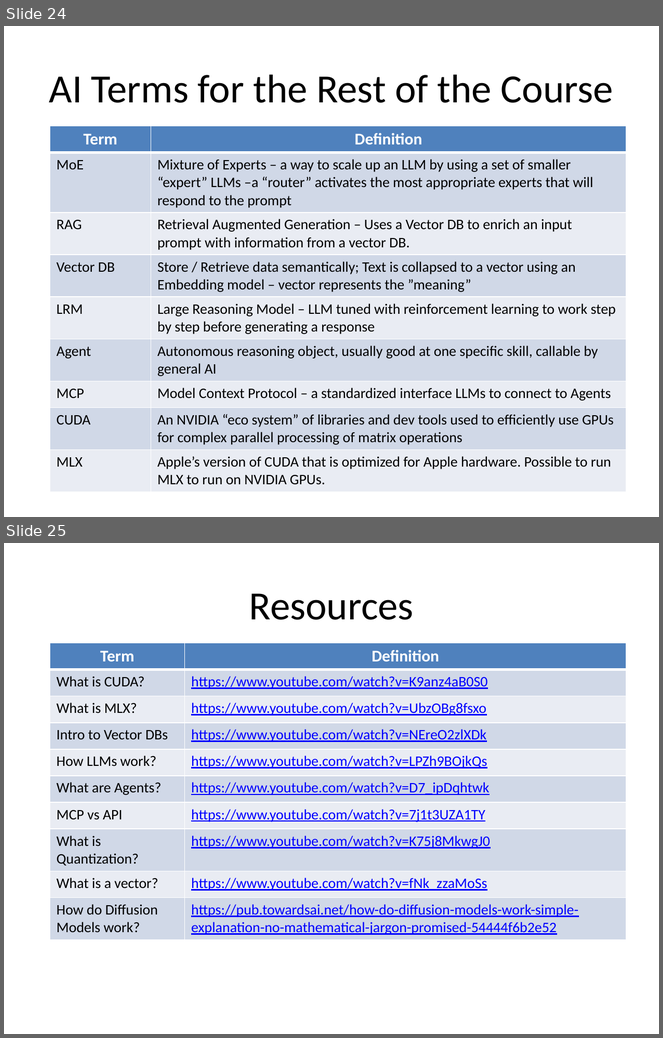
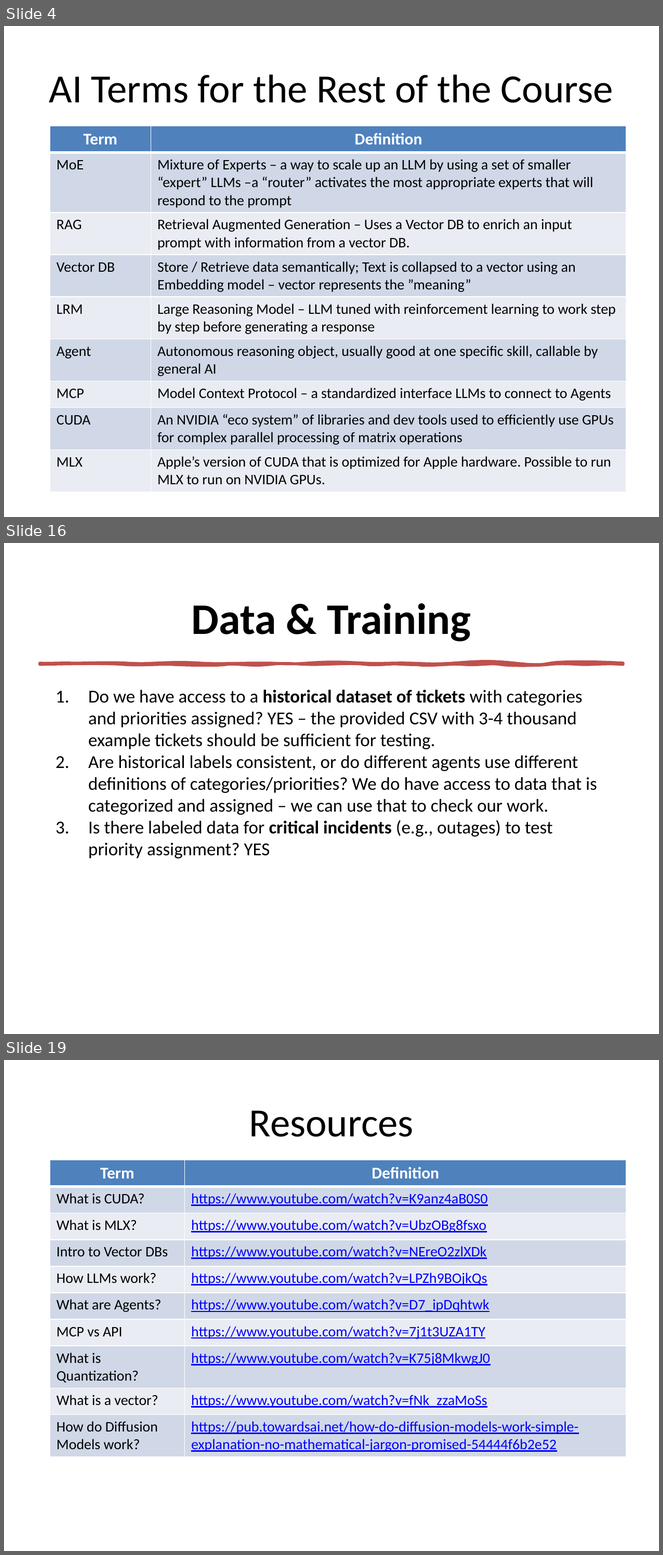
Before and after one commit to tniccum21/LLM_Class, a slide deck: Week02/Week02.pptx. Shown one above the other, each under a label of ours: slides 24 and 25 before the commit, slides 4, 16 and 19 after it; the slides between them are not shown. The pictures are 663x1038 and 663x1555 pixels, drawn with LibreOffice and Linux fonts; fonts in the diff are those of the drawing. Boxes give left, top, right and bottom in pixels: in the first picture for what was removed or moved away, otherwise in the second. Text is boxed around its words. In the diff, an @@ line names an element or a change of style, - is before the commit and + after.

Commit message:
Refactor Week02: Remove redundant files and update gitignore
- Update .gitignore to exclude Week03 and source files
- Remove old ticket triage implementation files
- Remove large dataset CSV (dataset-tickets-multi-lang3-4k.csv)
- Update Week02 PowerPoint presentation
- Keep cleaned dataset and notebook versions for reference

```diff
--- a/Week02/Week02.pptx
+++ b/Week02/Week02.pptx
@@ slide 16 added at box(4, 543, 659, 1034), background #FFFFFF @@
@@ title added at box(192, 603, 471, 642), 48 pt, text #000000, bold @@
+Data & Training
@@ freeform shape added at box(40, 663, 623, 664), fill #C0504D, outline #C0504D 3.25 pt @@
@@ text added at box(88, 690, 597, 859), 20 pt, text #000000 @@
+1. Do we have access to a historical dataset of tickets with categories and priorities assigned? YES – the provided CSV with 3-4 thousand example tickets should be sufficient for testing.
+2. Are historical labels consistent, or do different agents use different definitions of categories/priorities? We do have access to data that is categorized and assigned – we can use that to check our work.
+3. Is there labeled data for critical incidents (e.g., outages) to test priority assignment? YES
@@ what was slide 24 is now slide 4 @@
@@ what was slide 25 is now slide 19 @@
```
Also in this commit, not shown: 3 slides changed, 13 other slides added, 22 slides removed, 5 other files.
